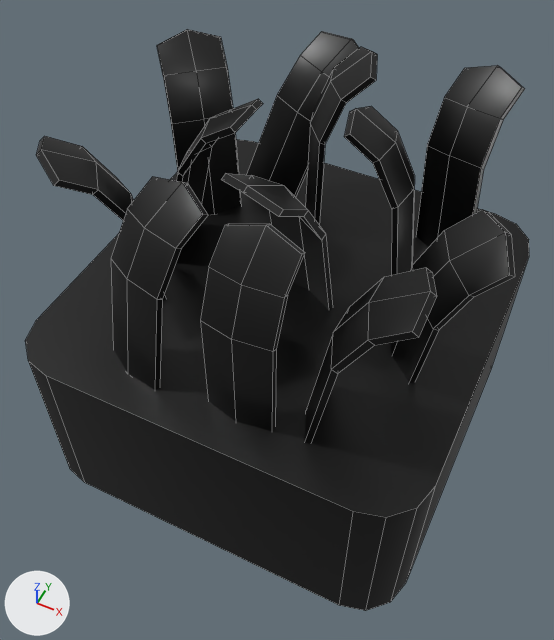
Before and after pictures for a commit that changed the Blender file pack_world_game/resources/tiles/tile_grass/tile_grass.blend.
The view is the same before and after, from a 50 mm camera at (1.13, -2.43, 3.22) aimed at (-0.02, -0.13, 0.35). Every picture has the same lights, and +X, +Y and +Z are marked at lower left. Mesh edges are drawn as thin lines.
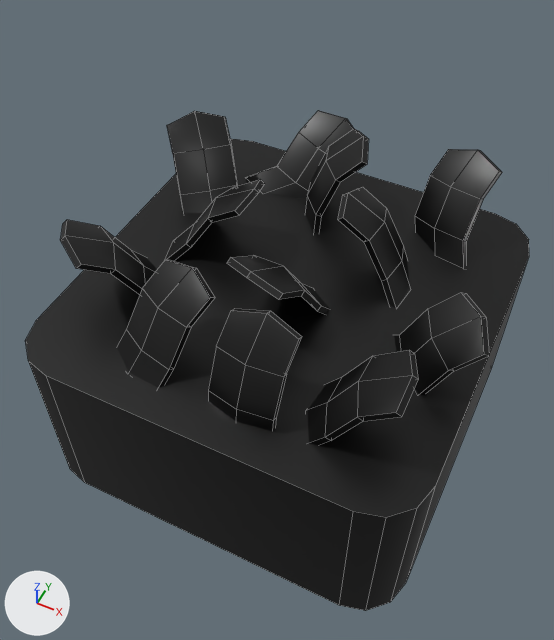
Patch to the scene script:
```diff
--- a/pack_world_game/resources/tiles/tile_grass/tile_grass.blend.py
+++ b/pack_world_game/resources/tiles/tile_grass/tile_grass.blend.py
@@ me_plane_034 @@
 # used by ob_plane_004; location = (-0.677, 0.041, 0.448); rotation_euler = (-2.156, -0.0292, -0.209), in degrees (-124, -1.7, -12); scale = (1.46, 0.699, 0.748)
-me_plane_034.from_pydata(...)  # 320 vertices, 282 faces; spans x -0.34..1.24, y -1.94..1.92, z -1.37..2.08
+me_plane_034.from_pydata(...)  # 320 vertices, 282 faces; spans x -0.34..1.24, y -1.38..1.92, z -1.17..2.08
+# me_plane_034 part 1: 216 of the vertices in x -0.28..1.19, y -1.94..-0.08, z -1.37..0.7 are multiplied about their middle by the matrix ((1.0, 0.001, 0.0), (0.003, 0.966, -0.024), (0.002, -0.021, 0.985)), then moved by (-0.01, 0.55, 0.34)
 me_plane_034.materials.append(mat_material)
```

Boxes [x1, y1, x2, y2] around the edits, measured in the pictures (554 x 640 px; the box of a moved part takes in the faces that stretch with it):
'Plane.004', reshaped (14% shorter)
    before: [25, 29, 529, 611]
    after: [25, 111, 529, 611]
part 1 of me_plane_034, moved or reshaped
    before: [36, 29, 525, 443]
    after: [60, 111, 502, 445]
